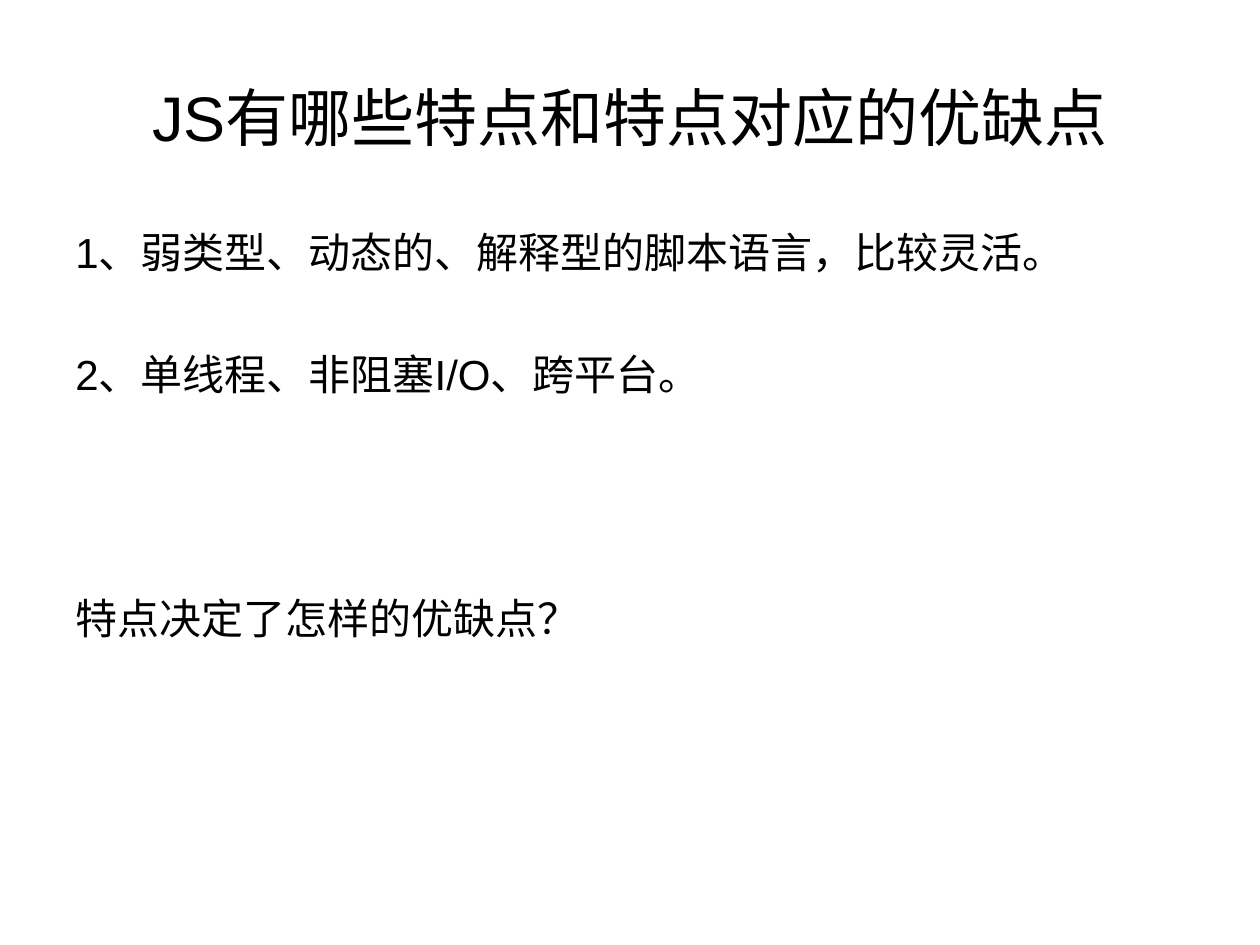
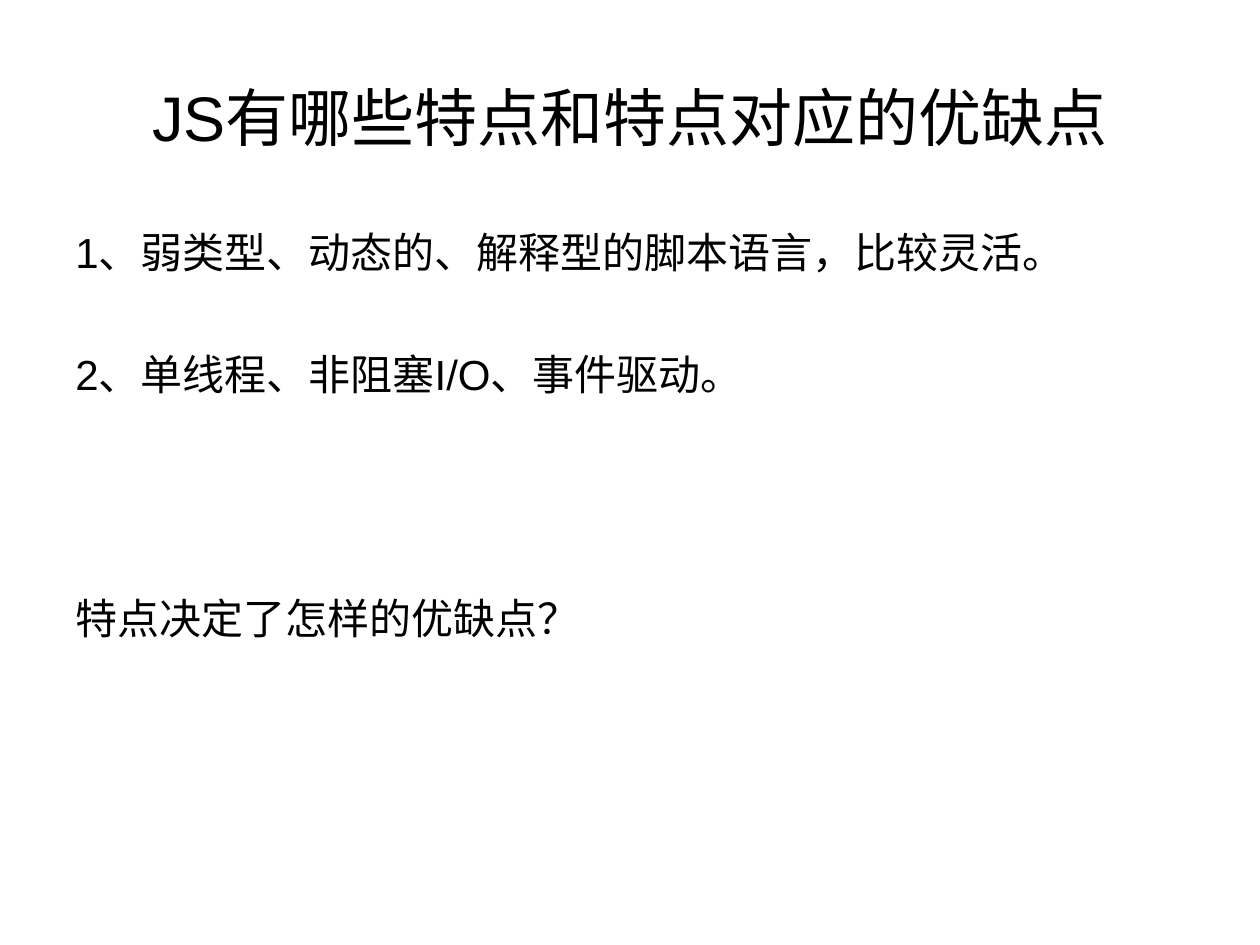
Before and after one commit to Alan055/node-koa, a slide deck: slide 4 of Alan-node解读.ppt. Drawn at 1260x945 pixels with LibreOffice and Linux fonts; fonts in the diff are those of the drawing. Boxes give left, top, right and bottom in pixels: in the first picture for what was removed or moved away, otherwise in the second. Text is boxed around its words. In the diff, an @@ line names an element or a change of style, - is before the commit and + after.

```diff
--- a/Alan-node解读.ppt
+++ b/Alan-node解读.ppt
@@ text at [75, 357, 742, 394]: text changed @@
-2、单线程、非阻塞I/O、跨平台。
+2、单线程、非阻塞I/O、事件驱动。
```
Also in this commit, not shown: 1 other slide changed, 2 slides added, 2 other files.
